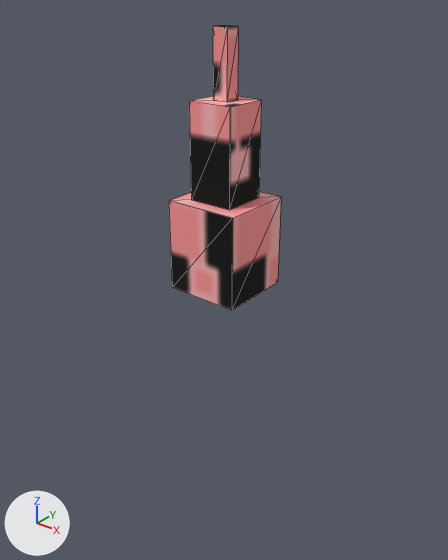
Before and after pictures for a commit that changed the OBJ model Resource/Spike/spike.obj.
One viewpoint serves both versions: a camera (50 mm lens) standing at (1.45, -1.82, 1.15) and looking at (-0.01, 0.0, 0.02). Arrows for +X, +Y and +Z are at lower left; the lights stay in place. The older version comes first. Mesh edges are drawn as thin lines. Where no turn or scale is listed for an object, it has been applied to the vertices. Vertices at exactly the same position are counted once.

In view in the first picture: 'cube.002_Mesh_2'.
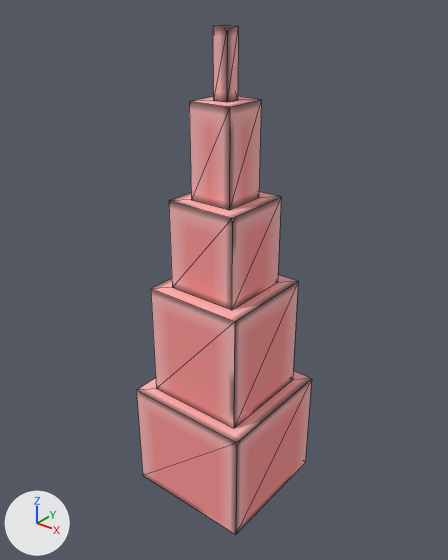
Location of each change, [x1, y1, x2, y2] in pixels of the pictures (448 x 560 px):
'cube.002_Mesh_2', reshaped (56% wider, 79% taller)
    before: [169, 25, 281, 310]
    after: [136, 25, 311, 535]
part 1 of me_cube_002_mesh_2, added (pink)
    after: [136, 371, 311, 535]
part 2 of me_cube_002_mesh_2, built on (pink)
    after: [151, 275, 298, 428]
part 3 of me_cube_002_mesh_2, surface changed
    both: [169, 25, 281, 310]

The edits, one by one:
me_cube_002_mesh_2 is used by ob_cube_002_mesh_2; location (0.0, 0.0, 0.0).
me_cube_002_mesh_2 had 24 vertices, 36 faces and spanned x -0.156..0.156, y -0.156..0.156, z 0.0..1.0.
me_cube_002_mesh_2 now has 40 vertices, 52 faces and spans x -0.281..0.281, y -0.281..0.281, z -1.0..1.0.
me_cube_002_mesh_2 part 1: a new loose piece, a box spanning x -0.281..0.281, y -0.281..0.281, z -1.0..-0.5, in mat_material_0 (picture img_spike_png).
Part 2, on me_cube_002_mesh_2:
6 faces are deleted.
8 vertices are added at x -0.219..0.219, y -0.219..0.219, z -0.5..0.0.
10 new faces join them.
me_cube_002_mesh_2 part 3: 30 kept faces spanning x -0.156..0.156, y -0.156..0.156, z 0.0..1.0 get new texture (UV) coordinates.
